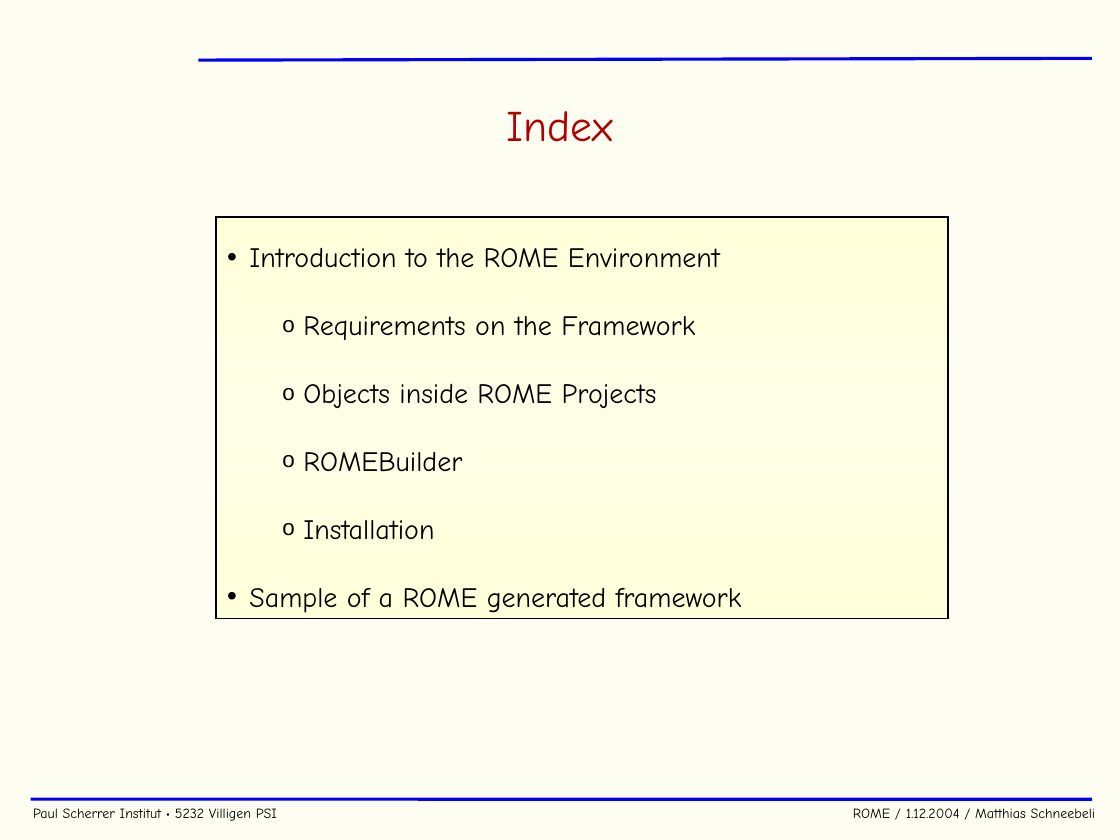
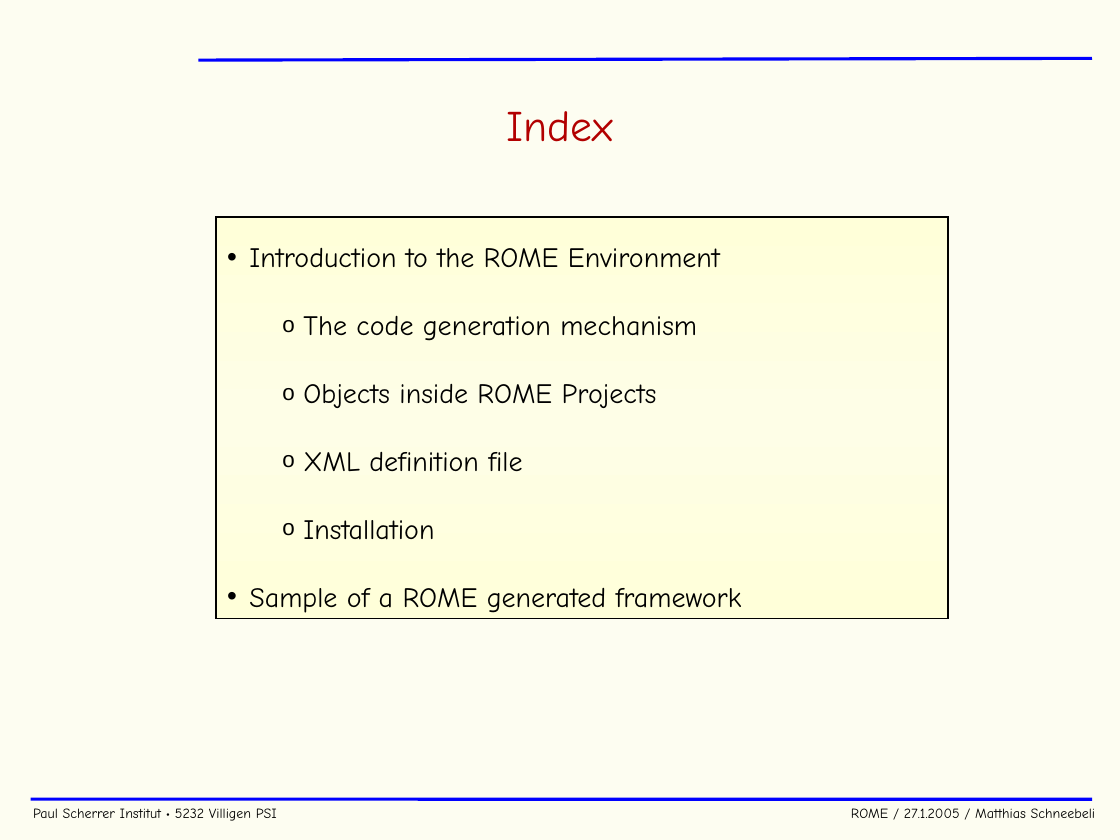
Before and after one commit to cjpl/rome, a slide deck: slide 3 of documentation/ROME.ppt. Drawn at 1120x840 pixels with LibreOffice and Linux fonts; fonts in the diff are those of the drawing; background and template pictures are left out. Boxes give left, top, right and bottom in pixels: in the first picture for what was removed or moved away, otherwise in the second. Text is boxed around its words. In the diff, an @@ line names an element or a change of style, - is before the commit and + after.

```diff
--- a/documentation/ROME.ppt
+++ b/documentation/ROME.ppt
@@ text in rectangle at (303, 316, 697, 341): text changed @@
-  o Requirements on the Framework
+  o The code generation mechanism
@@ text in rectangle at (303, 452, 522, 471): text changed @@
-  o ROMEBuilder
+  o XML definition file
@@ text at (33, 808, 1096, 821): text changed @@
-Paul Scherrer Institut • 5232 Villigen PSI ROME / 1.12.2004 / Matthias Schneebeli
+Paul Scherrer Institut • 5232 Villigen PSI ROME / 27.1.2005 / Matthias Schneebeli
```
Also in this commit, not shown: 43 other slides changed, 1 slide added, 13 other files.
